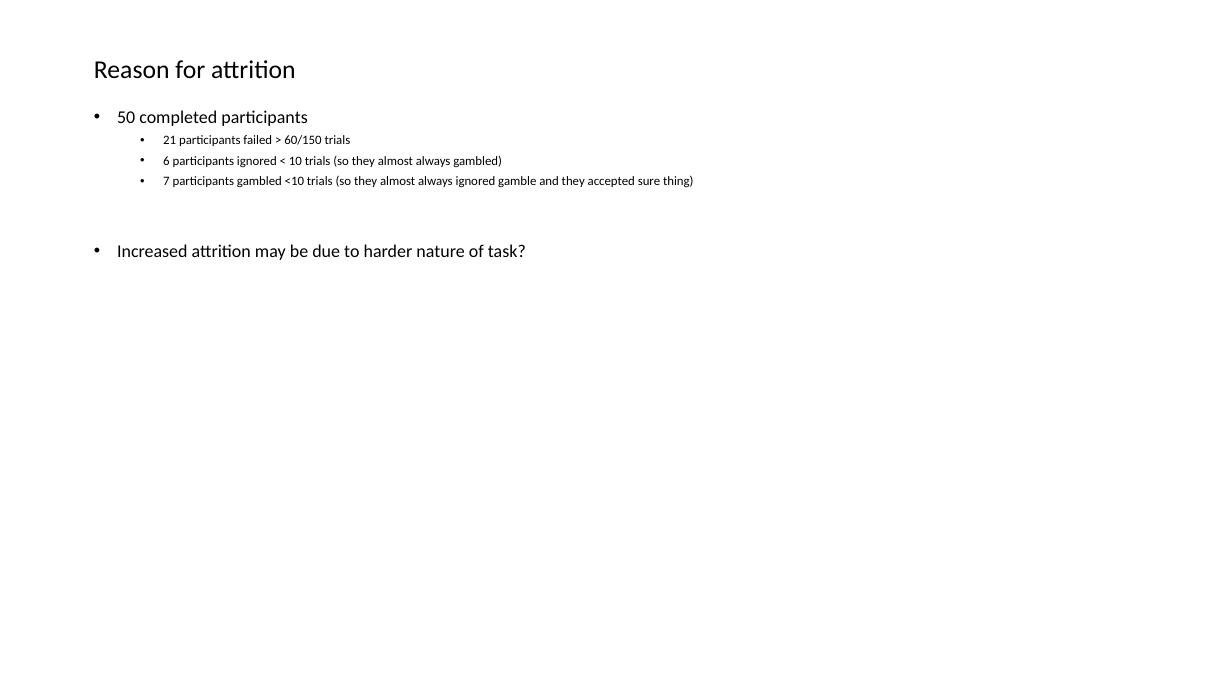
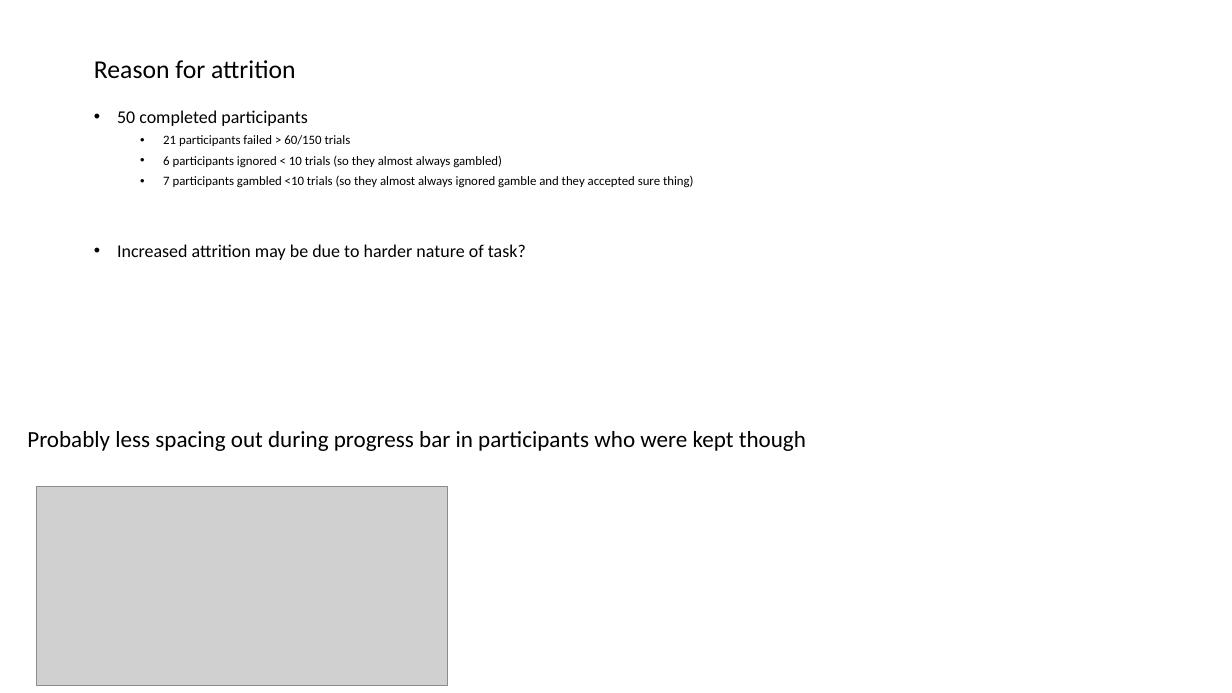
Before and after one commit to gpagnier/rampAnalysis, a slide deck: slide 3 of RampResponseMappingNew2.1.pptx. Drawn at 1232x693 pixels with LibreOffice and Linux fonts; fonts in the diff are those of the drawing; grey boxes stand for pictures. Boxes give left, top, right and bottom in pixels: in the first picture for what was removed or moved away, otherwise in the second. Text is boxed around its words. In the diff, an @@ line names an element or a change of style, - is before the commit and + after.

Commit message:
initial16participantsanalysisdone

```diff
--- a/RampResponseMappingNew2.1.pptx
+++ b/RampResponseMappingNew2.1.pptx
@@ text added at [27, 431, 806, 451], 18 pt, text #000000 @@
+Probably less spacing out during progress bar in participants who were kept though
@@ picture added at [36, 487, 447, 686] @@
```
Also in this commit, not shown: 6 other slides changed, 9 slides added, 4 slides removed, 3 other files.
